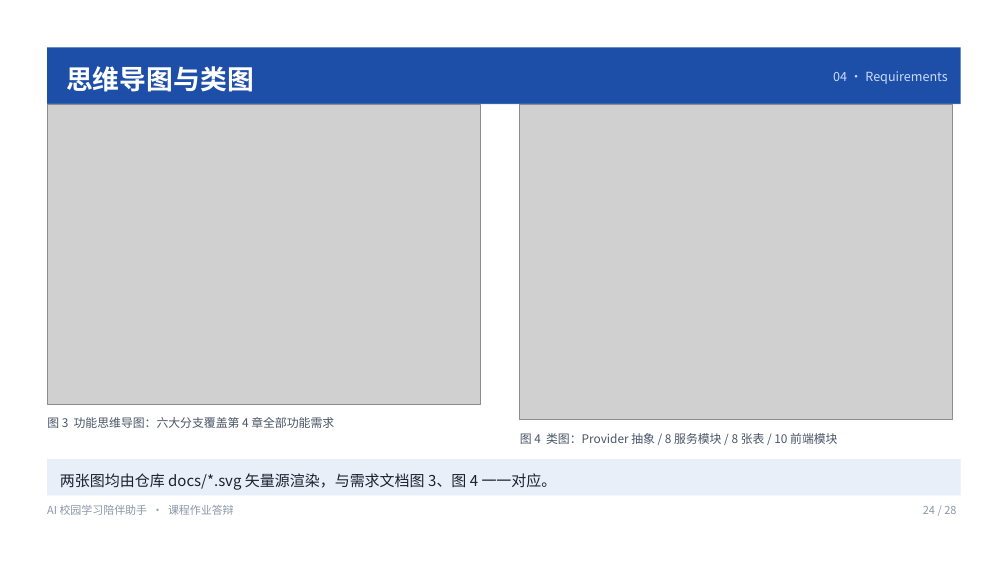
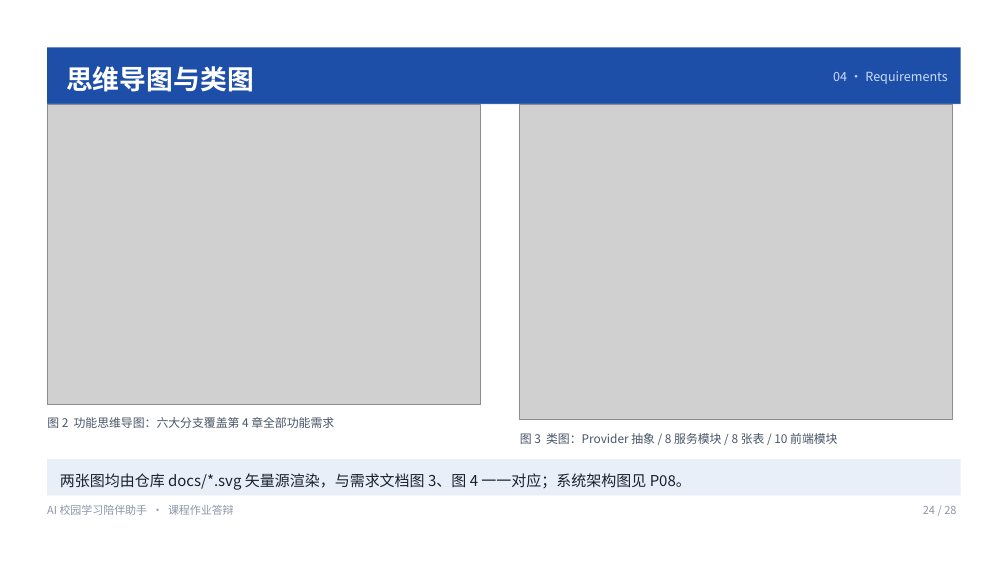
Before and after one commit to kecit33/ai-agent-study, a slide deck: slide 24 of docs/AI校园学习陪伴助手_团队展示与需求分析.pptx. Drawn at 1008x567 pixels with LibreOffice and Linux fonts; fonts in the diff are those of the drawing; grey boxes stand for pictures. Boxes give left, top, right and bottom in pixels: in the first picture for what was removed or moved away, otherwise in the second. Text is boxed around its words. In the diff, an @@ line names an element or a change of style, - is before the commit and + after.

```diff
--- a/docs/AI校园学习陪伴助手_团队展示与需求分析.pptx
+++ b/docs/AI校园学习陪伴助手_团队展示与需求分析.pptx
@@ text at [47, 417, 334, 428]: text changed @@
-图 3 功能思维导图：六大分支覆盖第 4 章全部功能需求
+图 2 功能思维导图：六大分支覆盖第 4 章全部功能需求
@@ text at [520, 431, 837, 447]: text changed @@
-图 4 类图：Provider 抽象 / 8 服务模块 / 8 张表 / 10 前端模块
+图 3 类图：Provider 抽象 / 8 服务模块 / 8 张表 / 10 前端模块
@@ text at [60, 473, 691, 490]: text changed @@
-两张图均由仓库 docs/*.svg 矢量源渲染，与需求文档图 3、图 4 一一对应。
+两张图均由仓库 docs/*.svg 矢量源渲染，与需求文档图 3、图 4 一一对应；系统架构图见 P08。
```
Also in this commit, not shown: 18 other slides changed, 3 slides added, 3 slides removed, 28 other files.
